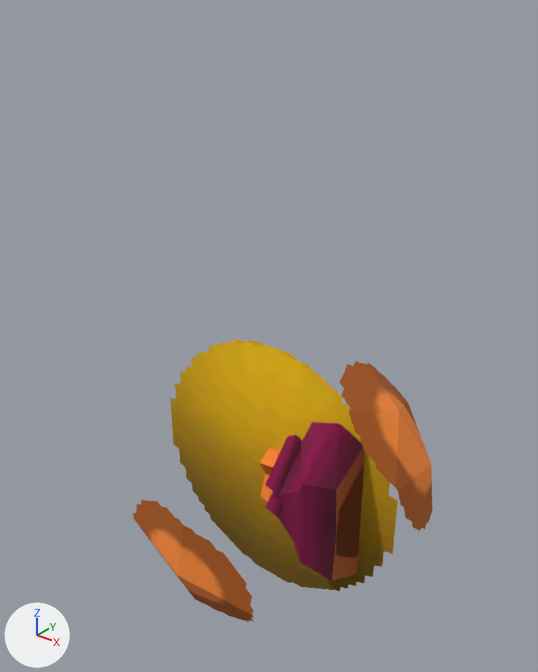
Renders of the glTF model site/public/sm64ds/models/hanachan_body04.glb from each side of a commit.
Camera for both pictures: a 50 mm lens placed at (25.4, -32.1, 29.6), pointed at (-0.2, -0.1, 9.8). Lighting does not change. The marker at lower left points along +X, +Y and +Z. The picture after the commit comes second. Vertices at exactly the same position are counted once.

Objects in the first picture: 'hanachan_body04'.
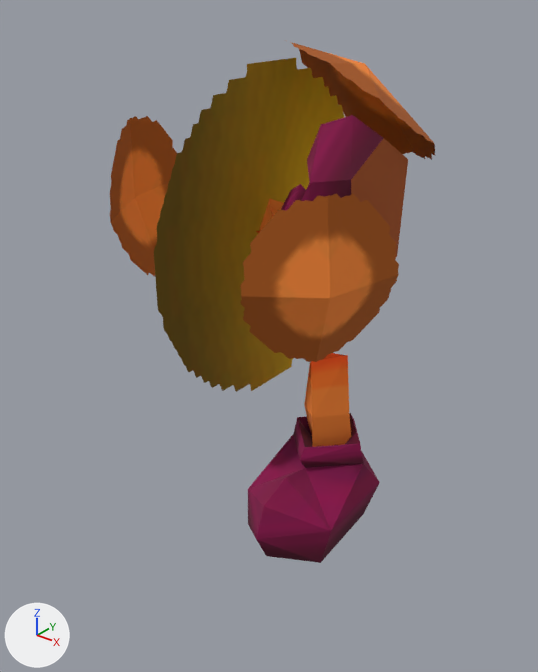
Changed parts and their boxes [x1, y1, x2, y2] in the pictures (538 x 672 px; the box of a moved part takes in the faces that stretch with it):
'hanachan_body04', reshaped: before [133, 339, 433, 622]; after [110, 40, 435, 563]
part 1 of me_hanachan_body04, moved or reshaped: before [266, 422, 365, 558]; after [281, 115, 408, 259]
part 2 of me_hanachan_body04, moved or reshaped: before [265, 435, 364, 581]; after [248, 413, 380, 563]
part 3 of me_hanachan_body04, moved or reshaped: before [340, 361, 433, 531]; after [284, 40, 435, 160]
part 4 of me_hanachan_body04, moved or reshaped (not visible before): after [240, 194, 399, 362]
part 5 of me_hanachan_body04, moved or reshaped: before [133, 500, 254, 622]; after [110, 116, 177, 276]
part 6 of me_hanachan_body04, moved or reshaped: before [260, 448, 280, 502]; after [256, 199, 351, 447]
part 7 of me_hanachan_body04, moved or reshaped: before [170, 339, 398, 591]; after [154, 58, 344, 392]

What the commit changed:
me_hanachan_body04 is used by ob_hanachan_body04; location (0.0, 0.0, 0.0).
Before the commit, vertices of me_hanachan_body04: 30 (4.8, -0.1, 0.4), 31 (5.1, 1.3, -2.1), 32 (-0.1, -0.2, 0.7), 33 (0.1, 1.2, -0.5), 35 (-0.1, -0.3, -1.7).
Before the commit, vertices of me_hanachan_body04: 37 (0.1, -1.4, -1.3) at pixel (260, 496), 38 (5.1, -1.6, -2.1).
me_hanachan_body04 had 94 vertices, 140 faces and spanned x -9.4..10.9, y -9.8..9.7, z -9.4..9.4.
me_hanachan_body04 now has 94 vertices, 140 faces and spans x -9.8..9.7, y -9.4..9.4, z 0.0..27.2.
me_hanachan_body04 part 1: the loose piece of 25 vertices spanning x 1.5..7.0, y -3.3..2.7, z -4.2..5.8 is moved by (0.0, 0.0, 17.7).
me_hanachan_body04 part 2: the loose piece of 25 vertices spanning x 1.5..7.0, y -3.3..2.7, z -5.8..4.2 is multiplied about its middle by the matrix ((0.0, -1.0, 0.0), (0.0, 0.0, 1.0), (-1.0, 0.0, 0.0)), then moved by (0.7, -2.3, 3.6).
me_hanachan_body04 part 3: the loose piece of 10 vertices spanning x 2.3..10.9, y -2.6..8.4, z -2.0..8.3 is multiplied about its middle by the matrix ((0.0, 1.0, 0.0), (0.0, 0.0, 1.0), (1.0, 0.0, 0.0)), then moved by (-3.7, 0.3, 19.7).
me_hanachan_body04 part 4: the loose piece of 5 vertices spanning x -6.4..6.7, y 2.8..9.7, z -8.9..0.2 is multiplied about its middle by the matrix ((0.0, 1.0, 0.0), (0.0, 0.0, 1.0), (1.0, 0.0, 0.0)), then moved by (6.1, -10.6, 20.8).
me_hanachan_body04 part 5: the loose piece of 5 vertices spanning x -6.4..8.2, y -9.8..-7.3, z -6.6..4.1 is multiplied about its middle by the matrix ((0.0, 1.0, 0.0), (0.0, 0.0, 1.0), (1.0, 0.0, 0.0)), then moved by (-9.5, 7.3, 18.4).
Part 6, on me_hanachan_body04:
Vertices 30 to 33, 35, 37, 38 of me_hanachan_body04 move by (0.0, 0.0, 17.7).
Vertex 34 of me_hanachan_body04 moves from (0.9, 1.5, -1.5) to (1.5, -1.5, 17.1).
Vertex 36 of me_hanachan_body04 moves from (0.4, -1.0, -1.5) to (-1.0, -1.5, 16.7).
Vertex 44 of me_hanachan_body04 moves from (5.1, -1.6, 2.1) to (6.3, 0.3, 1.9).
Vertex 45 of me_hanachan_body04 moves from (5.1, 1.3, 2.1) to (3.4, 0.3, 1.9).
Vertex 46 of me_hanachan_body04 moves from (-0.1, -0.3, 1.7) at pixel (268, 448) to (4.9, 0.0, 7.1).
Vertex 47 of me_hanachan_body04 moves from (0.1, 1.2, 0.5) to (3.4, -1.2, 6.9) at pixel (304, 404).
Vertex 48 of me_hanachan_body04 moves from (0.9, 1.5, 1.5) to (3.2, -0.3, 10.0).
Vertex 49 of me_hanachan_body04 moves from (-0.1, -0.2, -0.7) to (4.9, -2.5, 7.1) at pixel (312, 418).
Vertex 50 of me_hanachan_body04 moves from (0.4, 0.2, -0.3) to (4.4, -2.1, 10.4) at pixel (311, 361).
Vertex 51 of me_hanachan_body04 moves from (0.4, -1.0, 1.5) at pixel (267, 459) to (5.6, -0.3, 10.4) at pixel (347, 355).
Vertex 52 of me_hanachan_body04 moves from (4.8, -0.1, -0.4) to (4.8, -2.2, 2.2).
Vertex 53 of me_hanachan_body04 moves from (0.1, -1.4, 1.3) at pixel (259, 462) to (6.1, -0.5, 6.9) at pixel (349, 413).
Vertex 73 of me_hanachan_body04 moves from (0.4, 0.2, 0.3) to (0.2, 0.3, 16.7).
Part 7, on me_hanachan_body04:
Vertex 0 of me_hanachan_body04 moves from (-9.4, 0.0, -9.4) to (0.0, -9.4, 6.9).
Vertex 1 of me_hanachan_body04 moves from (9.4, 0.0, -9.4) to (0.0, -9.4, 25.6).
Vertex 2 of me_hanachan_body04 moves from (9.4, 0.0, 9.4) to (0.0, 9.4, 25.6).
Vertex 3 of me_hanachan_body04 moves from (-9.4, 0.0, 9.4) to (0.0, 9.4, 6.9).
